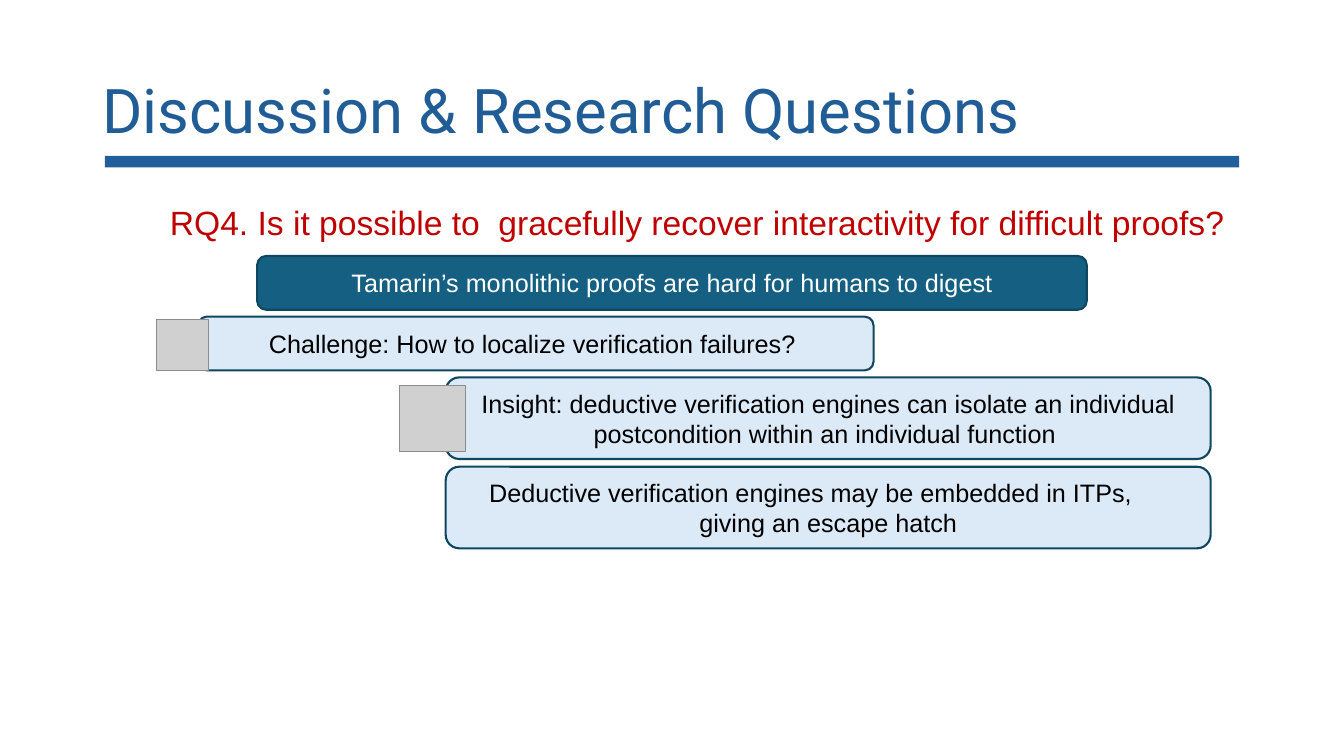
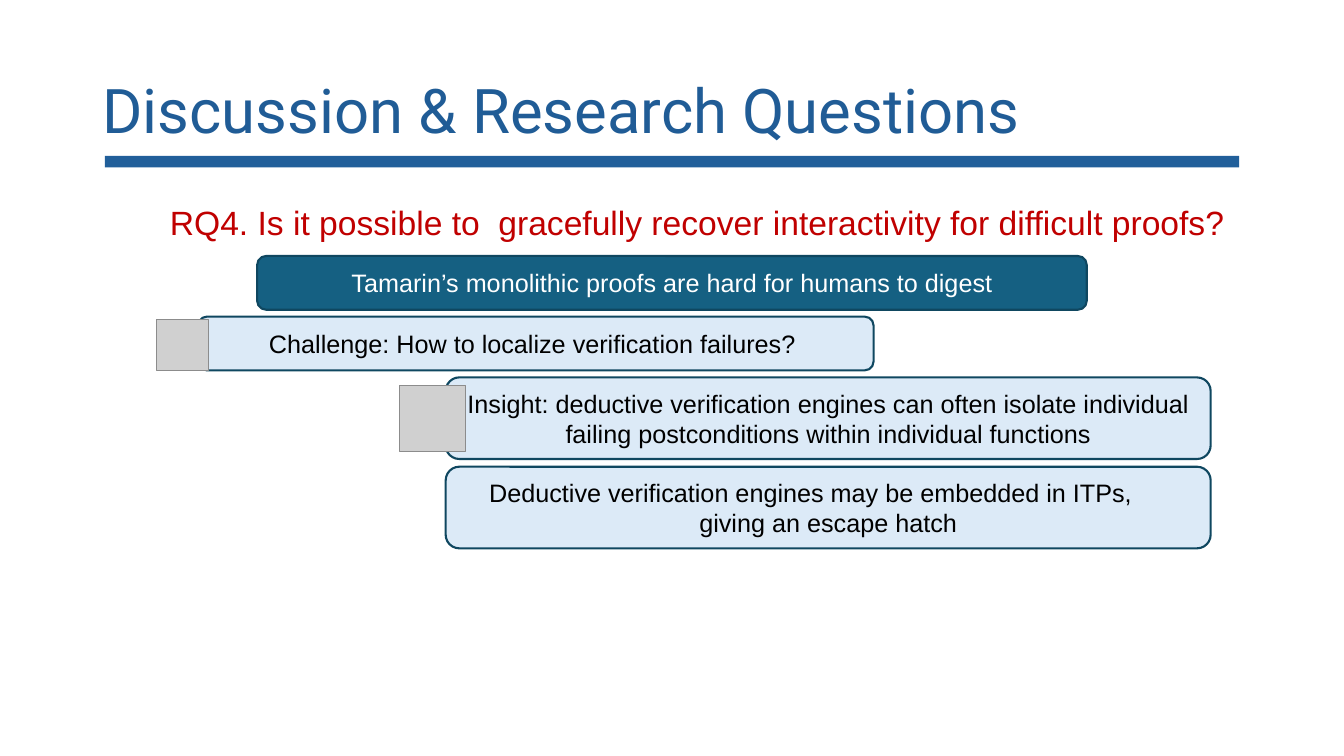
Before and after one commit to lorchrob/comp_slides, a slide deck: slide 100 of comp.pptx. Drawn at 1344x756 pixels with LibreOffice and Linux fonts; fonts in the diff are those of the drawing; grey boxes stand for pictures. Boxes give left, top, right and bottom in pixels: in the first picture for what was removed or moved away, otherwise in the second. Text is boxed around its words. In the diff, an @@ line names an element or a change of style, - is before the commit and + after.

```diff
--- a/comp.pptx
+++ b/comp.pptx
@@ text in rounded rectangle at (467,394,1188,449): text changed @@
-Insight: deductive verification engines can isolate an individual postcondition within an individual function
+Insight: deductive verification engines can often isolate individual failing postconditions within individual functions
```
Also in this commit, not shown: 13 other slides changed.
